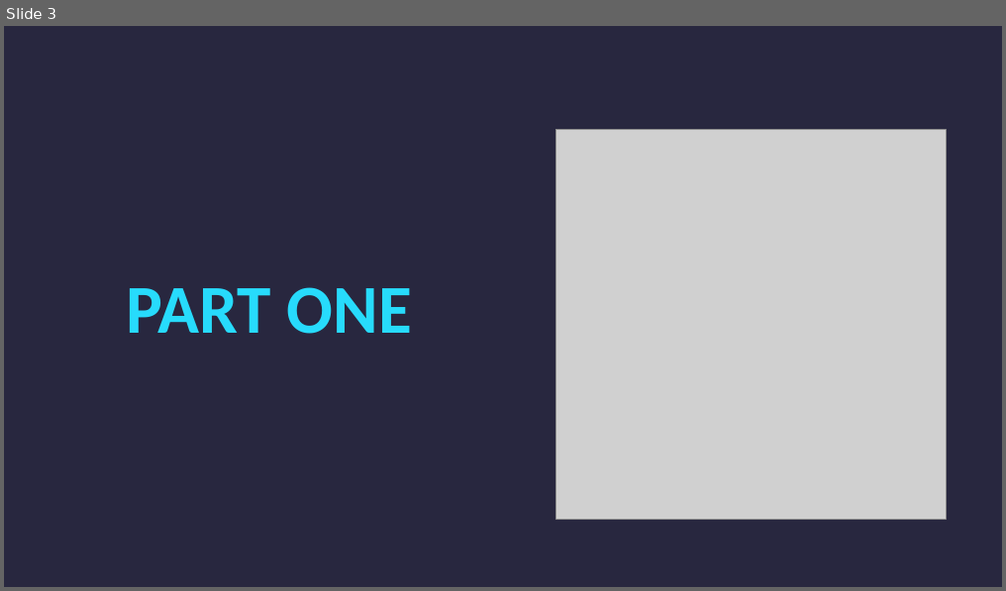
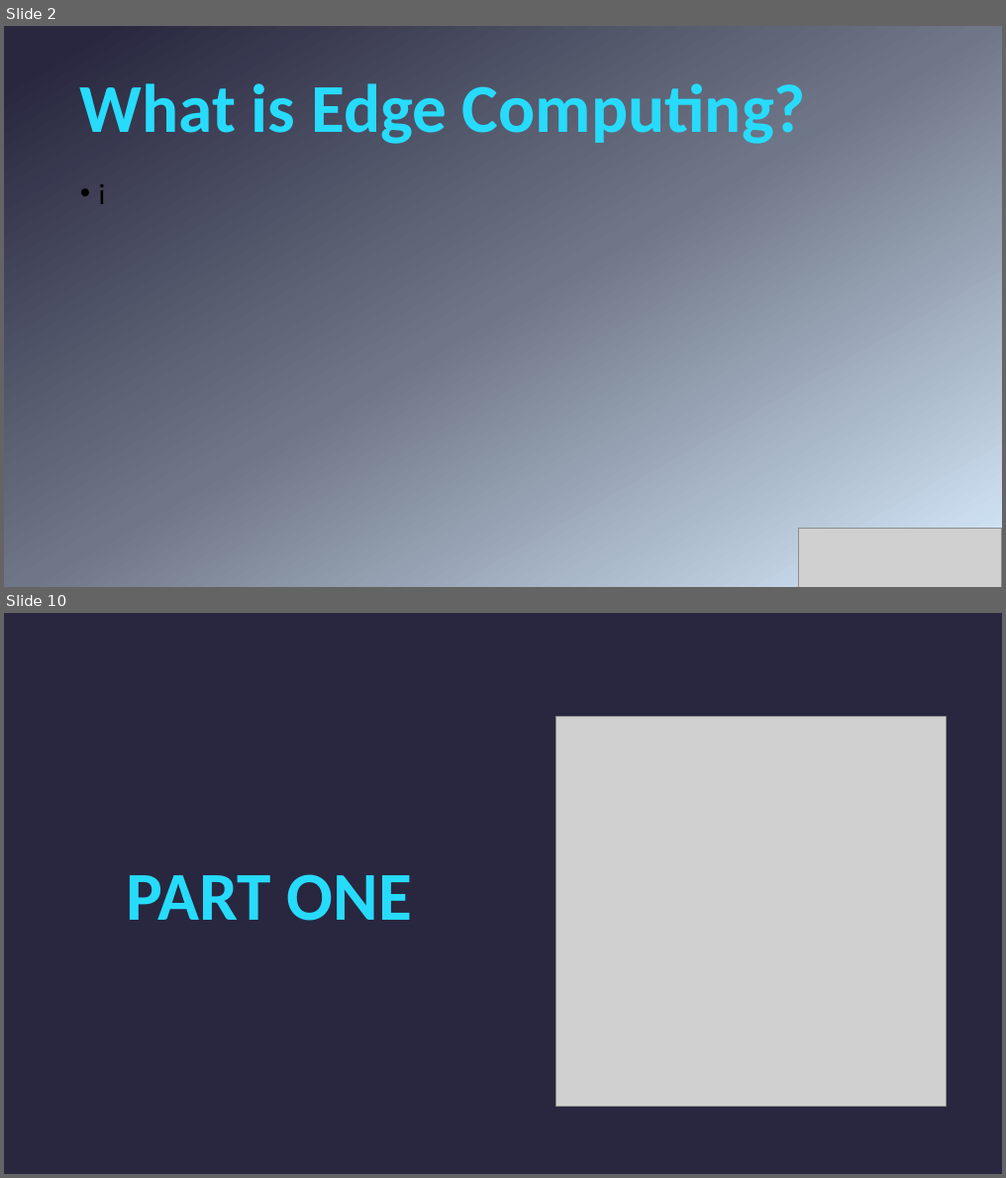
Before and after one commit to CharlesMalonRocha/SBIT---CA-2, a slide deck: Business Computer Technology Report.pptx. Shown one above the other, each under a label of ours: slide 3 before the commit, slides 2 and 10 after it; the slides between them are not shown. The pictures are 1006x591 and 1006x1178 pixels, drawn with LibreOffice and Linux fonts; fonts in the diff are those of the drawing; grey boxes stand for pictures. Boxes give left, top, right and bottom in pixels: in the first picture for what was removed or moved away, otherwise in the second. Text is boxed around its words. In the diff, an @@ line names an element or a change of style, - is before the commit and + after.

```diff
--- a/Business Computer Technology Report.pptx
+++ b/Business Computer Technology Report.pptx
@@ slide 2 added at bbox=[4, 26, 1002, 587], background gradient #CEE1F2 to #6F7687 to #28273F @@
@@ text added at bbox=[80, 83, 806, 144], 66 pt, text gradient #27DBFC to #B246EF, bold @@
+What is Edge Computing?
@@ text added at bbox=[99, 184, 106, 204], 28 pt, text #000000 @@
+• i
@@ picture added at bbox=[799, 528, 1002, 587] @@
@@ what was slide 3 is now slide 10 @@
```
Also in this commit, not shown: 14 other slides added, 8 slides removed, 6 other files.
